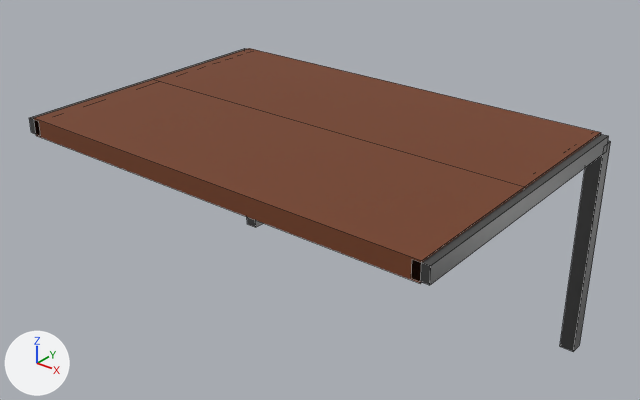
What one commit did to the FBX model Assets/Models/Tetrominos/Top/VPT4.fbx.
Before and after are seen from a 50 mm lens placed at (0.26, -4.49, 2.04), pointed at (-3.03, -0.37, -0.51). The lights are fixed; the arrows at lower left show +X, +Y and +Z. Mesh edges are drawn as thin lines. Where no turn or scale is listed for an object, it has been applied to the vertices.
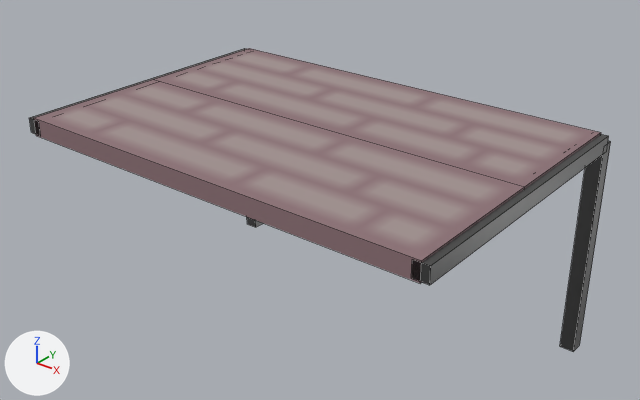
Edits to the bpy script that builds the scene:
```text
Add img_brett_png:
    img_brett_png = load_image('Brett.png', '../../../Materials/Textures/Brett.png', 32, 32, 'sRGB')
Change mat_wood:
    remove mat_wood.base_color = (0.174, 0.0489, 0.0162)  # brown #743e22
    add mat_wood.texture = img_brett_png
Change me_cube_024:
    where me_cube_024.from_pydata(...)  # 8 vertices, 6 faces; spans x -1.45..1.45, y -0.5..0.5, z -0.06..0.06
    used by ob_cube_013; parent = ob_variant_plane_top_4; location = (0.0, -1.0, 0.0)
    me_cube_024 part 1: texture (UV) coordinates of 6 of 6 faces, centred in x -1.45..1.45, y -0.5..0.5, z -0.06..0.06, changed; they spanned u 0.12..0.88, v 0.0..1.0 and now span u 0.0..0.81, v 0.0..1.0
Change ob_cube_027:
    ob_cube_027: bpy.data.objects.new('Cube.027', me_cube_040) -> bpy.data.objects.new('Cube.027', me_cube_024)
```

Changed parts and their boxes (x1, y1, x2, y2) in the pictures (640 x 400 px):
'Cube.013', surface changed
    both: (34, 79, 525, 283)
'Cube.027', surface changed, reshaped (brown to grey)
    both: (154, 48, 601, 188)
part 1 of me_cube_024, surface changed
    before: (34, 79, 525, 283)
    after: (34, 48, 601, 283)
